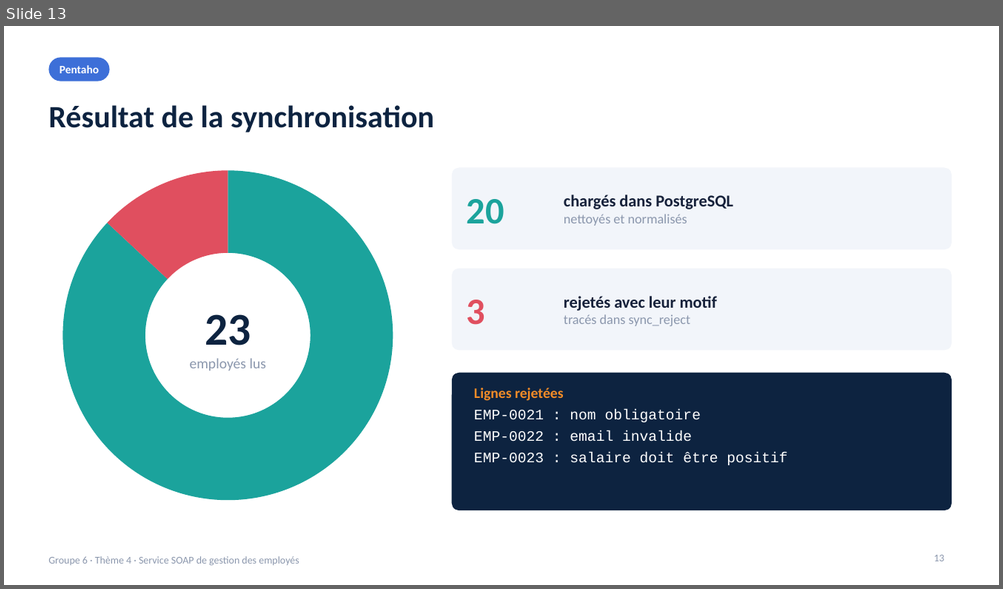
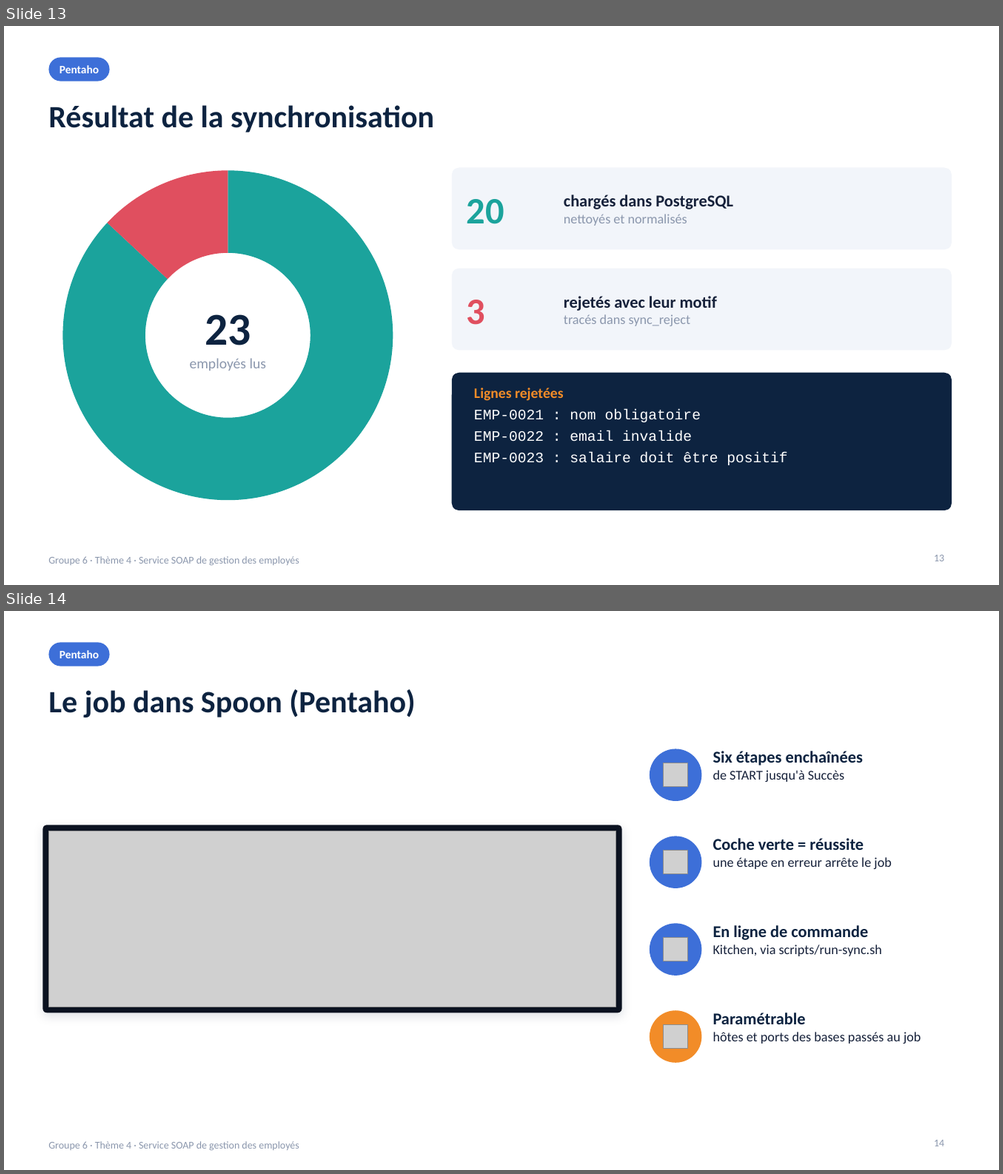
Before and after one commit to malickabdoul/employee-soap-servic, a slide deck: presentation/presentation-theme4-groupe6.pptx. Shown one above the other, each under a label of ours: slide 13 before the commit, slides 13 and 14 after it. The pictures are 1003x589 and 1003x1174 pixels, drawn with LibreOffice and Linux fonts; fonts in the diff are those of the drawing; grey boxes stand for pictures; background and template pictures are left out. Boxes give left, top, right and bottom in pixels: in the first picture for what was removed or moved away, otherwise in the second. Text is boxed around its words. In the diff, an @@ line names an element or a change of style, - is before the commit and + after.

Commit message:
Page de démonstration et présentation complétée
- service : page http://localhost:8080/ qui appelle les 3 opérations SOAP
  (cas normaux et erreurs) et affiche les réponses en clair, avec le XML
  échangé et l'état de la chaîne ; test JUnit associé (16/16)
- présentation : 4 diapositives ajoutées (job dans Spoon, service en ligne,
  installation reproductible, page de démonstration), chiffres et textes
  mis à jour (16/16 JUnit, installation sans Docker)

```diff
--- a/presentation/presentation-theme4-groupe6.pptx
+++ b/presentation/presentation-theme4-groupe6.pptx
@@ slide 14 added at (4,611,999,1170), background #FFFFFF; not listed: 1 template element that a slide beside it also shows @@
@@ rounded rectangle added at (48,642,109,667), fill #3D6FD8 @@
@@ text added at (60,650,99,658), 11 pt, text #FFFFFF, bold @@
+Pentaho
@@ title added at (48,689,415,718), 30 pt, text #0D2340, bold @@
+Le job dans Spoon (Pentaho)
@@ ellipse added at (649,749,702,801), fill #3D6FD8 @@
@@ picture added at (663,763,688,787) @@
@@ text added at (713,751,862,782), 13 pt, text #16213A @@
+Six étapes enchaînées
+de START jusqu'à Succès
@@ rounded rectangle added at (42,825,622,1013), fill #0B1220 @@
@@ picture added at (48,831,616,1007) @@
@@ ellipse added at (649,836,702,889), fill #3D6FD8 @@
@@ picture added at (663,851,688,874) @@
@@ text added at (713,838,891,869), 13 pt, text #16213A @@
+Coche verte = réussite
+une étape en erreur arrête le job
@@ ellipse added at (649,923,702,976), fill #3D6FD8 @@
@@ picture added at (663,938,688,962) @@
@@ text added at (713,925,882,957), 13 pt, text #16213A @@
+En ligne de commande
+Kitchen, via scripts/run-sync.sh
@@ ellipse added at (649,1011,702,1063), fill #F28C28 @@
@@ picture added at (663,1025,688,1049) @@
@@ text added at (713,1013,920,1044), 13 pt, text #16213A @@
+Paramétrable
+hôtes et ports des bases passés au job
@@ page number added at (933,1140,944,1147), 10 pt, text #8B97AD @@
+14
```
Also in this commit, not shown: 4 slides changed, 3 other slides added, 3 other files.
